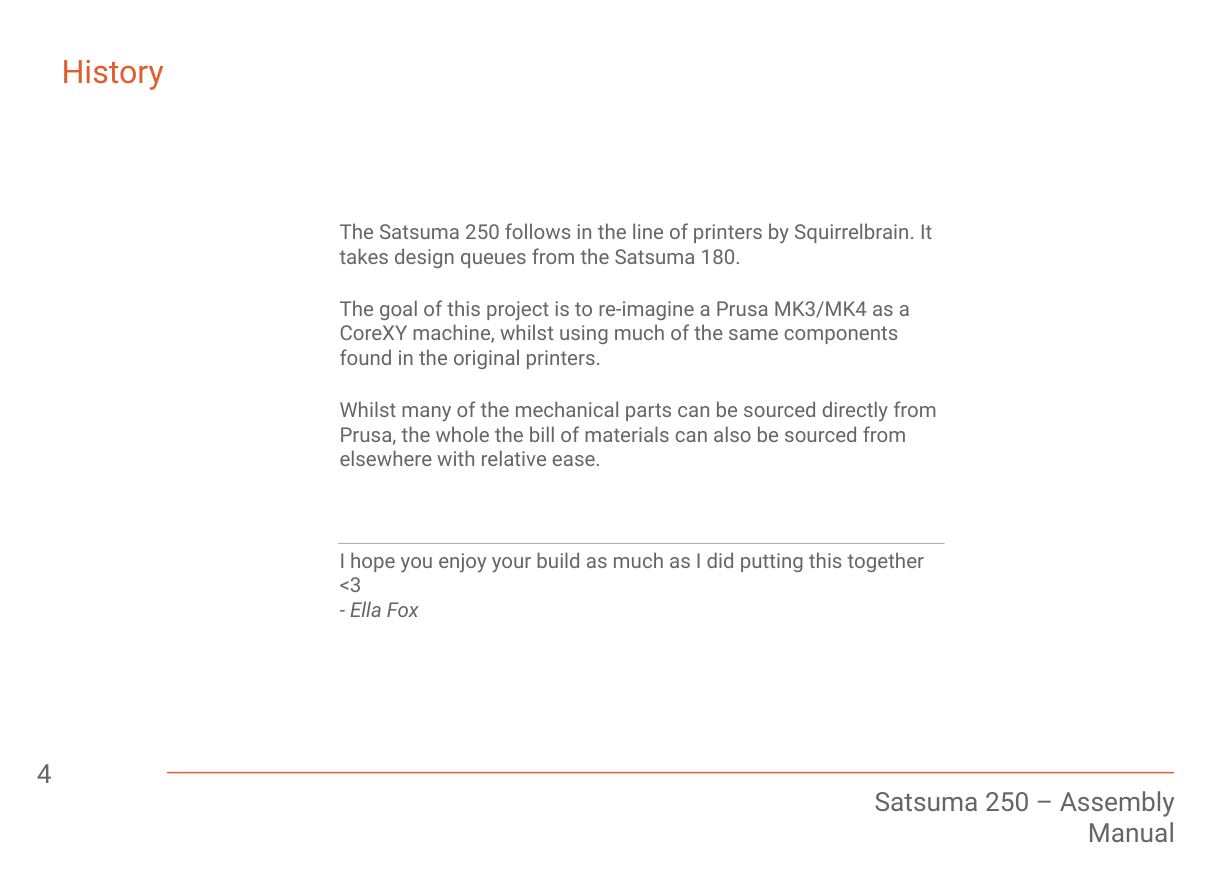
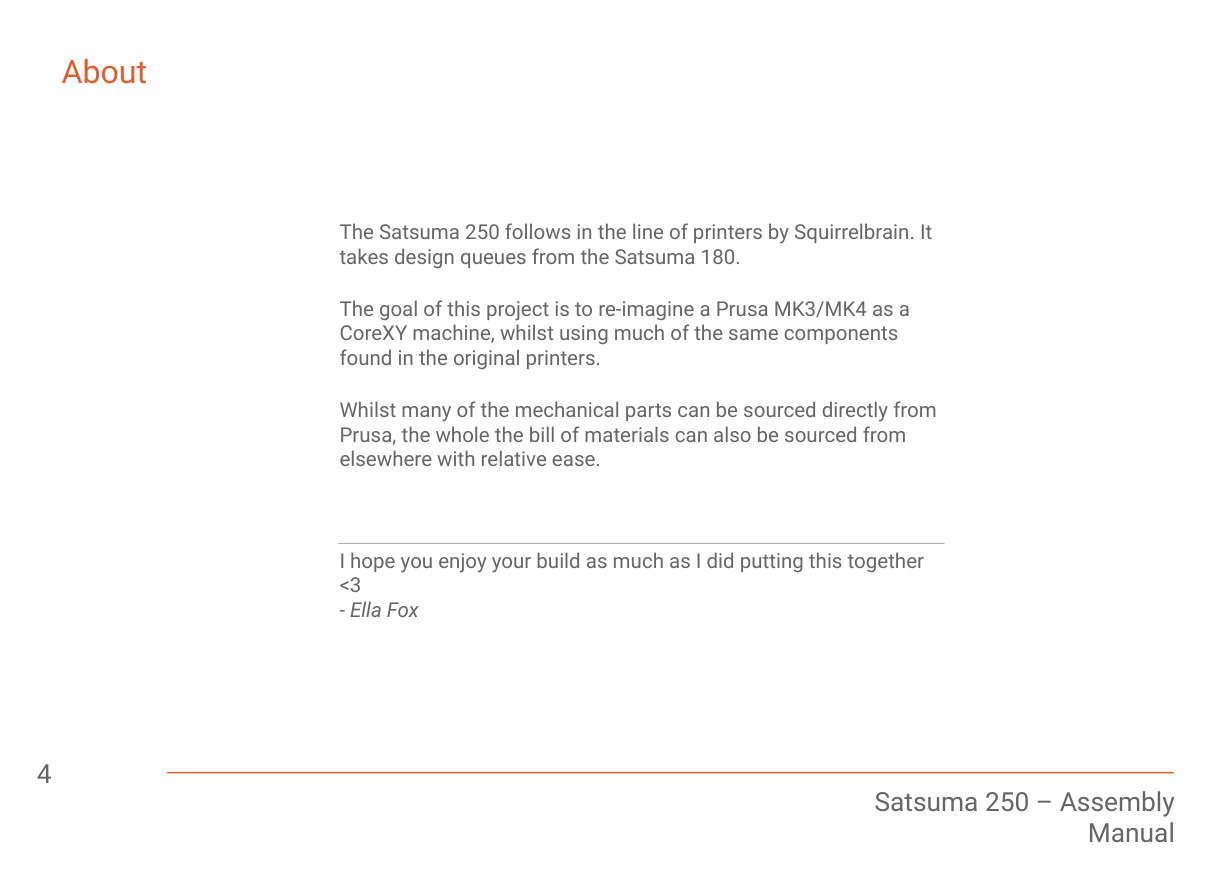
Before and after one commit to Satsuma3D/Satsuma-250, a slide deck: slide 4 of Manual/Assembly Manual.odp. Drawn at 1232x871 pixels with LibreOffice and Linux fonts; fonts in the diff are those of the drawing. Boxes give left, top, right and bottom in pixels: in the first picture for what was removed or moved away, otherwise in the second. Text is boxed around its words. In the diff, an @@ line names an element or a change of style, - is before the commit and + after.

```diff
--- a/Manual/Assembly Manual.odp
+++ b/Manual/Assembly Manual.odp
@@ title at (62,59,148,84): text changed @@
-History
+About
```
Also in this commit, not shown: 1 other slide changed, 3 slides added, 6 other files.
